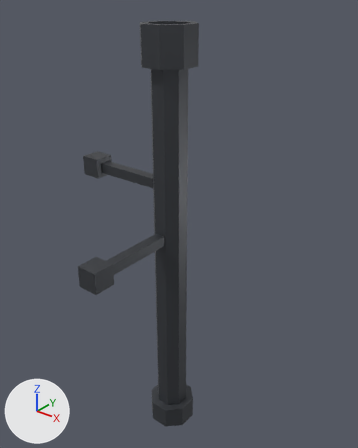
The Blender file tools/blender/parts/mast_base.blend: old version first, new version second.
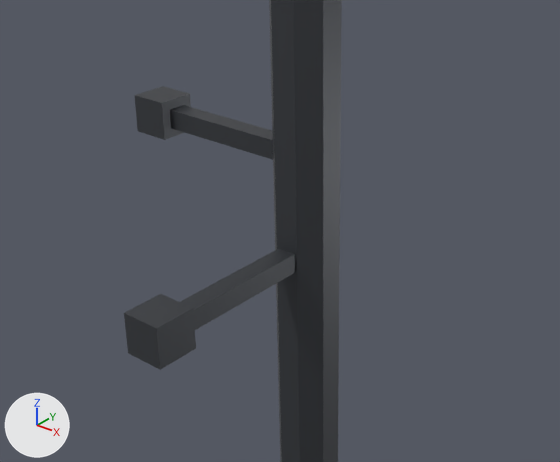
Each version appears first whole from a camera (50 mm lens) standing at (0.482, -0.049, 0.984) and looking at (0.168, 0.344, 0.741), and next in a close-up on the part from 4% to 84% of the width and 24% to 76% of the height. Lighting does not change. The marker at lower left points along +X, +Y and +Z. The older version's two pictures come first.

Objects in the first close-up: 'mast_base'.
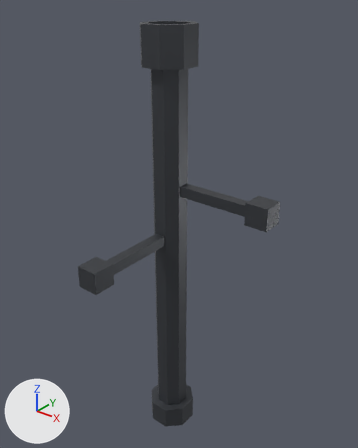
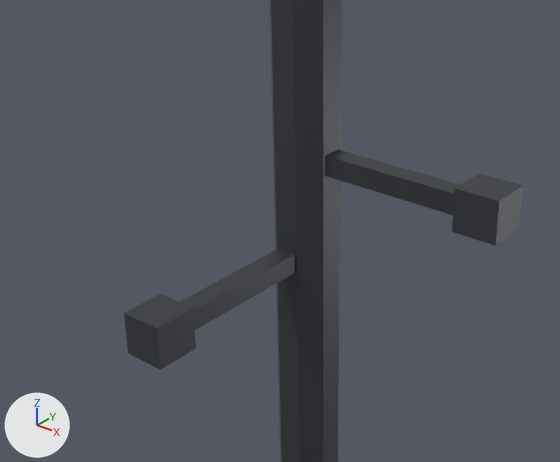
Boxes (x1, y1, x2, y2) around the edits, measured in the close-ups (560 x 462 px; the box of a moved part takes in the faces that stretch with it):
'mast_base', reshaped: before (124, 0, 342, 462); after (124, 0, 523, 462)
part 1 of me_mast_base, moved or reshaped: before (170, 105, 273, 160); after (325, 150, 461, 215)
part 2 of me_mast_base, moved or reshaped: before (135, 86, 191, 140); after (452, 174, 523, 246)

The change, as a diff of the scene's bpy script:
```diff
--- a/tools/blender/parts/mast_base.blend.py
+++ b/tools/blender/parts/mast_base.blend.py
@@ me_mast_base @@
 # used by ob_mast_base; location = (0.15, 0.35, 0.44)
-me_mast_base.from_pydata(...)  # 120 vertices, 93 faces; spans x -0.13..0.028, y -0.13..0.028, z -0.008..0.51
+me_mast_base.from_pydata(...)  # 120 vertices, 93 faces; spans x -0.028..0.13, y -0.13..0.028, z -0.008..0.51
+# me_mast_base part 1: the loose piece of 8 vertices spanning x -0.105..-0.016, y -0.006..0.006, z 0.334..0.346 is moved by (0.121, 0.0, 0.0)
+# me_mast_base part 2: the loose piece of 8 vertices spanning x -0.13..-0.105, y -0.012..0.012, z 0.328..0.352 is moved by (0.235, 0.0, 0.0)
 me_mast_base.materials.append(mat_rover_metal)
```
